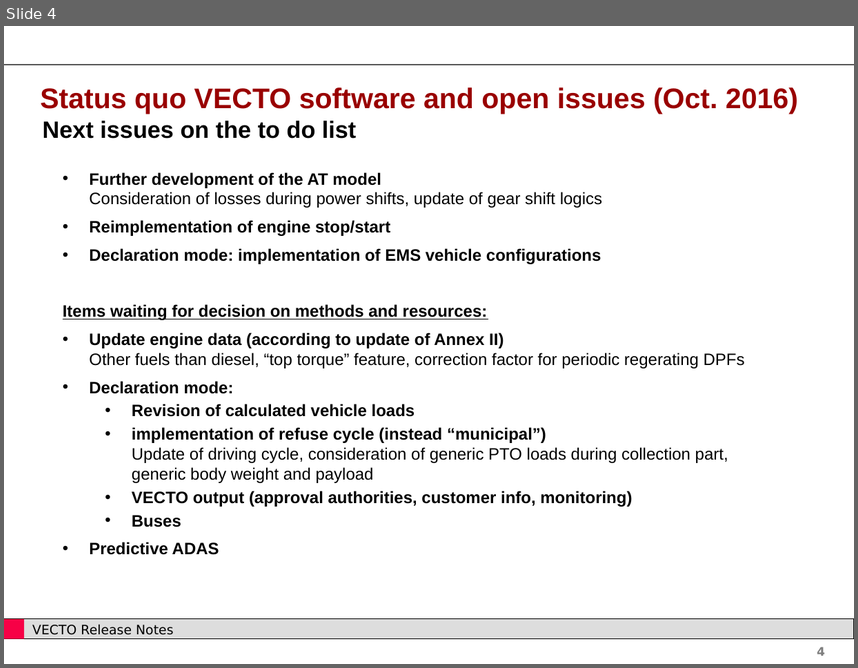
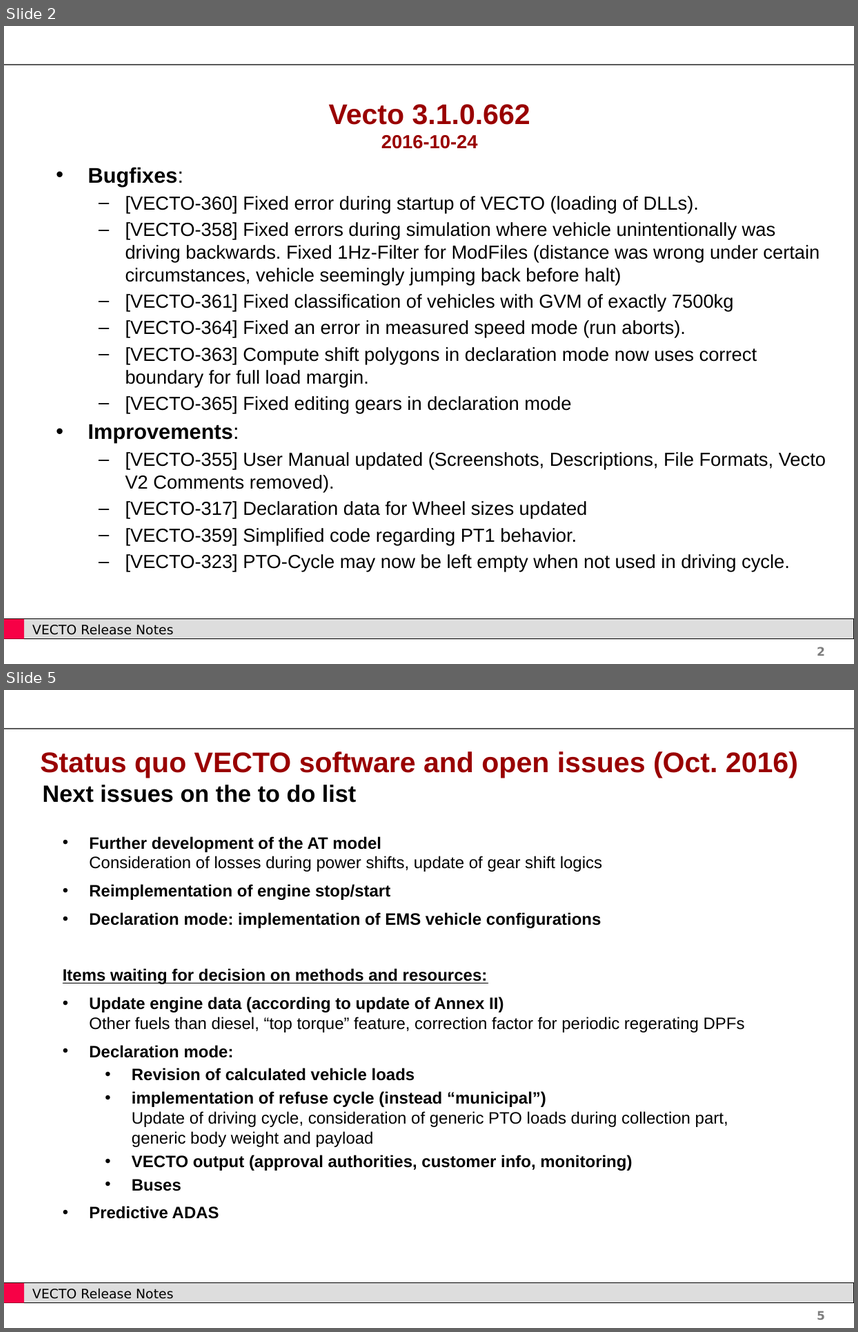
Before and after one commit to tanawadeatharva/BharatVECTO, a slide deck: Documentation/User Manual Source/Release Notes Vecto3.x.pptx. Shown one above the other, each under a label of ours: slide 4 before the commit, slides 2 and 5 after it; the slides between them are not shown. The pictures are 858x668 and 858x1332 pixels, drawn with LibreOffice and Linux fonts; fonts in the diff are those of the drawing; background and template pictures are left out. Boxes give left, top, right and bottom in pixels: in the first picture for what was removed or moved away, otherwise in the second. Text is boxed around its words. In the diff, an @@ line names an element or a change of style, - is before the commit and + after.

Commit message:
updated user manual, added checklist for release 3.1.0.662

```diff
--- a/Documentation/User Manual Source/Release Notes Vecto3.x.pptx
+++ b/Documentation/User Manual Source/Release Notes Vecto3.x.pptx
@@ slide 2 added at (4,26,854,664), background #FFFFFF; not listed: 5 template elements that a slide beside it also shows @@
@@ title added at (329,104,530,149), 24 pt, text #990000, bold @@
+Vecto 3.1.0.662
+2016-10-24
@@ text added at (88,167,826,572), 16 pt, text #000000 @@
+• Bugfixes:
+  – [VECTO-360] Fixed error during startup of VECTO (loading of DLLs).
+  – [VECTO-358] Fixed errors during simulation where vehicle unintentionally was driving backwards. Fixed 1Hz-Filter for ModFiles (distance was wrong under certain circumstances, vehicle seemingly jumping back before halt)
+  – [VECTO-361] Fixed classification of vehicles with GVM of exactly 7500kg
+  – [VECTO-364] Fixed an error in measured speed mode (run aborts).
+  – [VECTO-363] Compute shift polygons in declaration mode now uses correct boundary for full load margin.
+  – [VECTO-365] Fixed editing gears in declaration mode
+• Improvements:
+  – [VECTO-355] User Manual updated (Screenshots, Descriptions, File Formats, Vecto V2 Comments removed).
+  – [VECTO-317] Declaration data for Wheel sizes updated
+  – [VECTO-359] Simplified code regarding PT1 behavior.
+  – [VECTO-323] PTO-Cycle may now be left empty when not used in driving cycle.
@@ what was slide 4 is now slide 5 @@
@@ page number at (817,1310,825,1319): text changed @@
-4
+5
```
Also in this commit, not shown: 8 slides changed, 4 other files.
